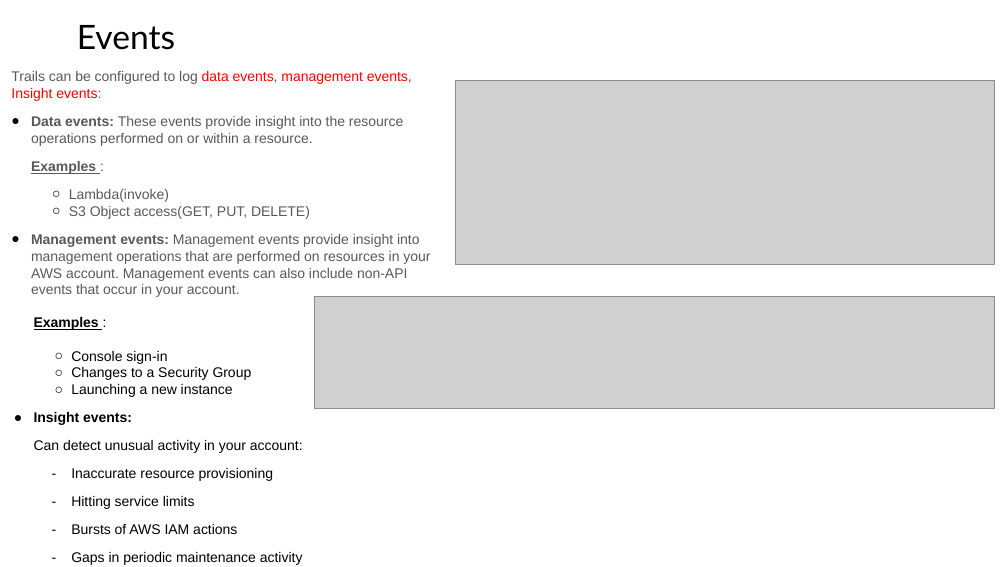
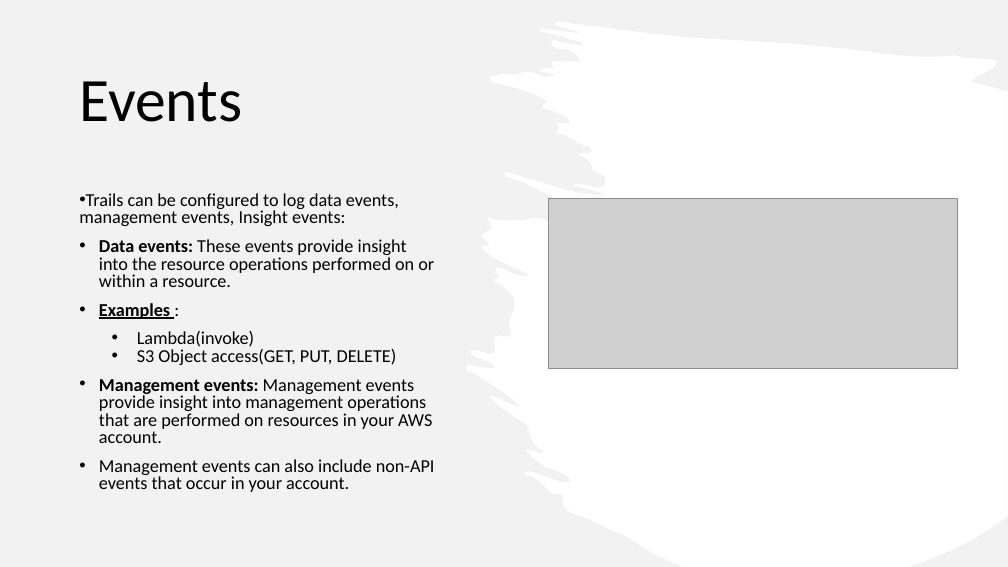
Before and after one commit to IlyaChakun/aws-iba-courses, a slide deck: slide 5 of lecture-materials/Managment&Governance/CloudTrail/cloudtrail.pptx. Drawn at 1008x567 pixels with LibreOffice and Linux fonts; fonts in the diff are those of the drawing; grey boxes stand for pictures. Boxes give left, top, right and bottom in pixels: in the first picture for what was removed or moved away, otherwise in the second. Text is boxed around its words. In the diff, an @@ line names an element or a change of style, - is before the commit and + after.

```diff
--- a/lecture-materials/Managment&Governance/CloudTrail/cloudtrail.pptx
+++ b/lecture-materials/Managment&Governance/CloudTrail/cloudtrail.pptx
@@ freeform shape added at [0,0,1008,566], fill #E7E6E6 at 50% opacity @@
@@ title "Events": place and size @@
-title "Events" at [77,25,175,50]
+title "Events" at [79,81,242,122]
@@ title "Events" at [79,81,242,122]: size 24 to 44 pt, font Lato to Calibri @@
@@ text "Trails can be configured to ...": place and size @@
-text "Trails can be configured to ..." at [11,71,430,297]
+text "Trails can be configured to ..." at [79,193,435,492]
@@ text at [79,193,434,365]: size 10 to 13 pt, font Arial to Calibri in "Trails can be configured to log data ...", "Data events: These events provide insight into ...", "Examples :", "Lambda(invoke)" and 1 more places; text colour #595959 to #000000 in "Trails can be configured to log events, ...", "Data events: These events provide insight into ...", "Examples :", "Lambda(invoke)" and 1 more places; text colour #FF0000 to #000000 in "data events, management events, Insight events:"; bullet none to •; line spacing 1 to 0.8; bullet ● to •; bullet ○ to • @@
@@ picture: place and size @@
-picture at [456,81,995,264]
+picture at [548,199,958,368]
@@ picture removed at [314,296,995,408] @@
@@ text removed at [34,317,303,565] @@
-Examples :
-  ○ Console sign-in
-  ○ Changes to a Security Group
-  ○ Launching a new instance
-● Insight events:
-Can detect unusual activity in your account:
-– Inaccurate resource provisioning
-– Hitting service limits
-– Bursts of AWS IAM actions
-– Gaps in periodic maintenance activity
@@ text at [99,379,435,492]: text changed; size 10 to 13 pt; font Arial to Calibri; text colour #595959 to #000000 @@
-● Management events: Management events provide insight into management operations that are performed on resources in your AWS account. Management events can also include non-API events that occur in your account.
+• Management events: Management events provide insight into management operations that are performed on resources in your AWS account.
+• Management events can also include non-API events that occur in your account.
```
Also in this commit, not shown: 10 other slides changed, 2 slides added, 24 other files.
